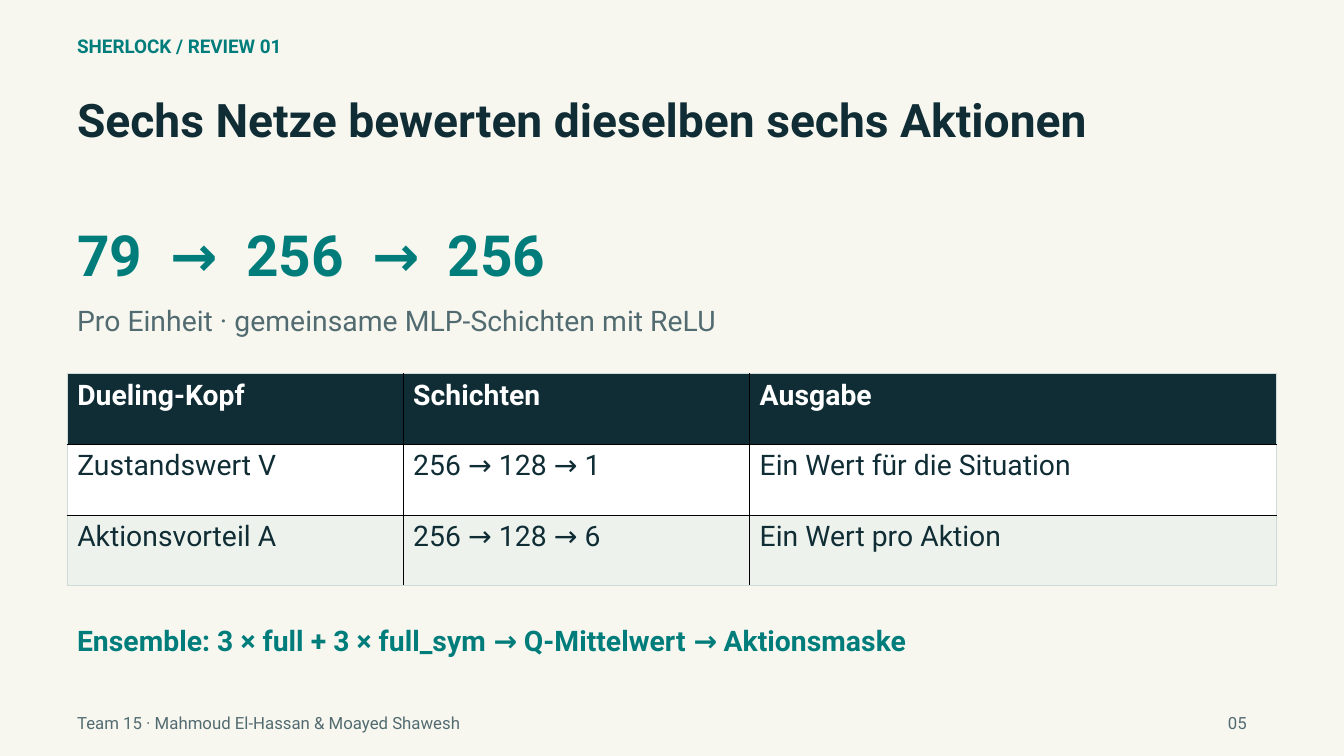
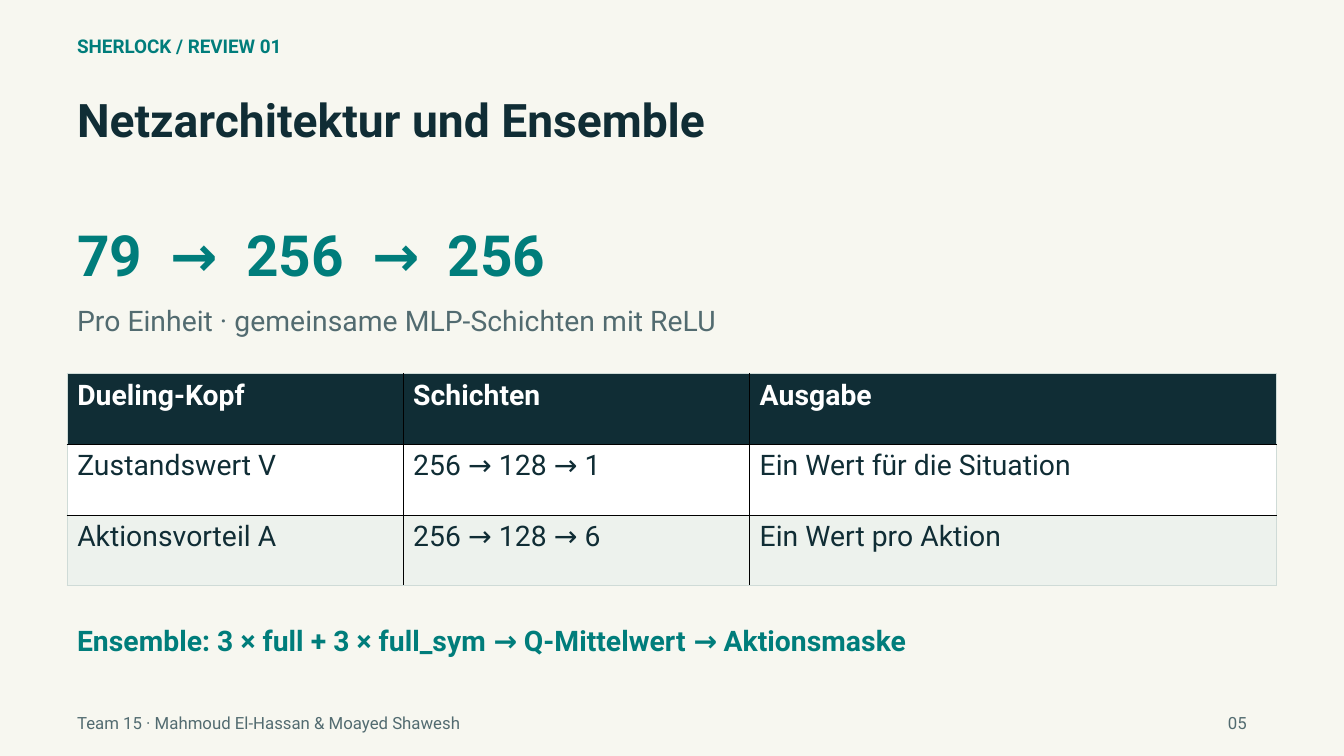
Before and after one commit to elhassanmahmoud/sherlock-luxAI-team15, a slide deck: slide 5 of docs/presentation/Sherlock_Review_16-10-2026.pptx. Drawn at 1344x756 pixels with LibreOffice and Linux fonts; fonts in the diff are those of the drawing. Boxes give left, top, right and bottom in pixels: in the first picture for what was removed or moved away, otherwise in the second. Text is boxed around its words. In the diff, an @@ line names an element or a change of style, - is before the commit and + after.

```diff
--- a/docs/presentation/Sherlock_Review_16-10-2026.pptx
+++ b/docs/presentation/Sherlock_Review_16-10-2026.pptx
@@ text at (77,102,705,138): text changed @@
-Sechs Netze bewerten dieselben sechs Aktionen
+Netzarchitektur und Ensemble
```
Also in this commit, not shown: 11 other slides changed, 6 other files.
